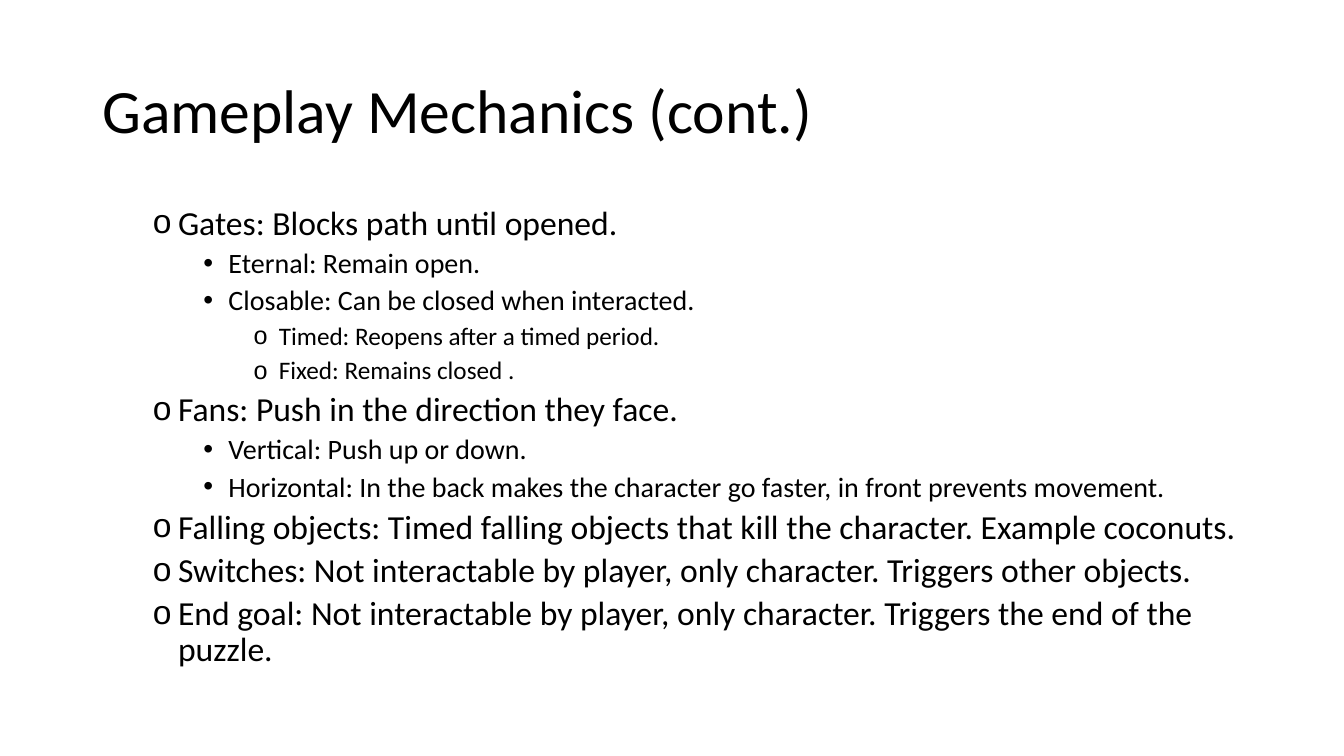
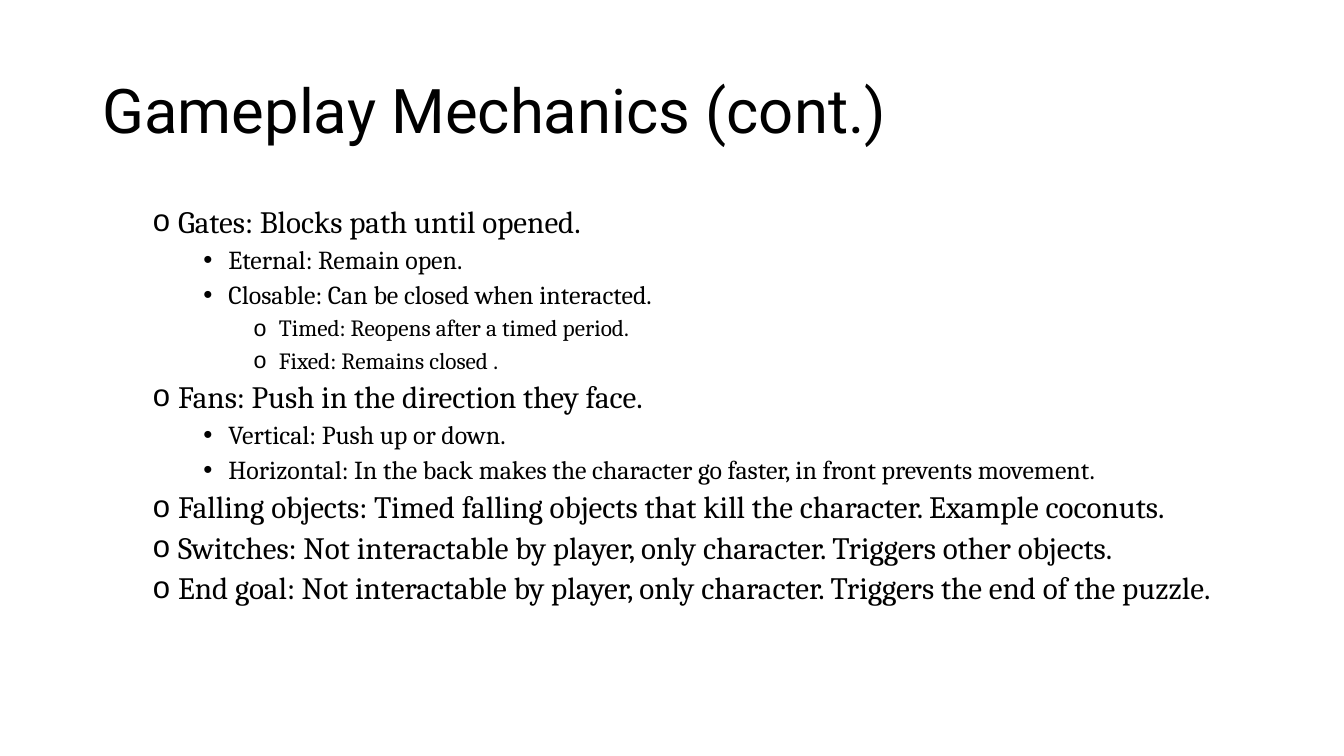
Before and after one commit to symbol24/Project-G-W, a slide deck: slide 8 of Project Game & Watch.pptx (slide 7 before the commit). Drawn at 1344x756 pixels with LibreOffice and Linux fonts; fonts in the diff are those of the drawing; background and template pictures are left out. Boxes give left, top, right and bottom in pixels: in the first picture for what was removed or moved away, otherwise in the second. Text is boxed around its words. In the diff, an @@ line names an element or a change of style, - is before the commit and + after.

```diff
--- a/Project Game & Watch.pptx
+++ b/Project Game & Watch.pptx
@@ title "Gameplay Mechanics (cont.)" at (x1=102, y1=84, x2=886, y2=147): font Calibri to Roboto @@
@@ text "Gates: Blocks path until opened." at (x1=178, y1=211, x2=1210, y2=606): size 24 to 22.2 pt in "Gates: Blocks path until opened.", "Fans: Push in the direction they face.", "Falling objects: Timed falling objects that kill ...", "Switches: Not interactable by player, only character. ..." and 1 more places; font Calibri to Cambria; size 20 to 18.5 pt in "Eternal: Remain open.", "Closable: Can be closed when interacted.", "Vertical: Push up or down.", "Horizontal: In the back makes the character ..."; size 18 to 16.6 pt in "Timed: Reopens after a timed period.", "Fixed: Remains closed ." @@
```
Also in this commit, not shown: 7 other slides changed, 1 slide added, 5 other files.
